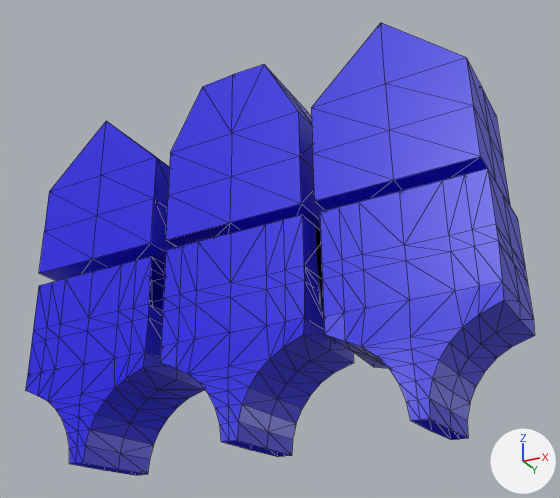
One commit to the glTF model assets/asset.gltf: the scene before it, then after it.
Rendered twice from a camera (50 mm lens) standing at (6.76, -12.64, -6.99) and looking at (0.4, 0.08, -1.27). Lighting does not change. The marker at lower right points along +X, +Y and +Z. Mesh edges are drawn as thin lines. Where no turn or scale is listed for an object, it has been applied to the vertices. Vertices at the same position are counted once.
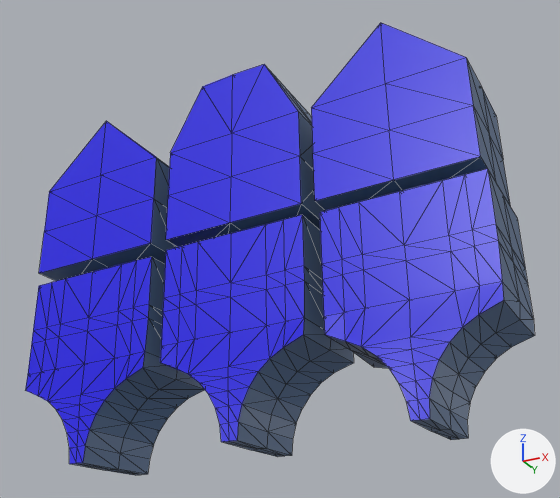
What differs and where, as boxes [x1, y1, x2, y2] in the pictures (560 x 498 px; the box of a moved part takes in the faces that stretch with it):
```json
{"part": 1, "of": "me_cube", "change": "moved or reshaped", "before": [302, 215, 336, 343], "after": [302, 215, 322, 279]}
{"part": 2, "of": "me_cube", "change": "added", "after": [72, 419, 467, 475], "on screen": "blue"}
{"part": 3, "of": "me_cube", "change": "added", "after": [149, 257, 165, 311], "on screen": "blue"}
{"part": 4, "of": "me_cube", "change": "recoloured", "before": [40, 60, 535, 474], "after": [40, 60, 535, 474]}
```

Scene script edits in JSON lines:
```json
{"op": "add", "block": "mat_hellbau", "code": ["mat_hellbau = principled_material('hellbau')", "mat_hellbau.base_color = (0.0926, 0.173, 0.329)  # blue #56739b"]}
{"block": "me_cube", "where": "# used by ob_cube; location = (0.0, -0.01, 0.0)"}
{"block": "me_cube", "where": "# verts and faces of me_cube; kept vertices keep their numbers, new ones are numbered from 499"}
{"block": "me_cube", "where": "# before: 91 (1.63, -0.18, -3.4) at pixel (335, 343), 93 (1.52, -0.14, -2.26), 102 (1.44, -1.1, -1.22) at pixel (302, 214), 103 (1.52, 0.9, -1.29), 108 (1.48, -0.1, -1.26)"}
{"block": "me_cube", "where": "# before: 109 (1.48, -1.14, -2.22) at pixel (303, 265), 110 (1.55, 0.86, -2.29)"}
{"block": "me_cube", "where": "# before: 367 (-1.82, -0.02, -2.43), 372 (-1.89, -0.98, -1.4) at pixel (151, 256), 373 (-1.82, 1.02, -1.47), 378 (-1.86, 0.02, -1.43), 379 (-1.86, -1.02, -2.4) at pixel (148, 304)"}
{"block": "me_cube", "where": "# before: 380 (-1.78, 0.98, -2.47)"}
{"op": "remove", "block": "me_cube", "code": "me_cube.from_pydata(...)  # 499 vertices, 1008 faces; spans x -5.01..4.93, y -1.31..1.21, z -5.34..2.46"}
{"op": "add", "block": "me_cube", "code": "me_cube.from_pydata(...)  # 501 vertices, 1036 faces; spans x -5.01..4.93, y -1.31..1.21, z -5.34..2.46"}
{"block": "me_cube", "change": "me_cube part 1"}
{"op": "add", "block": "me_cube", "code": "delete_vertices([91])  # with the faces that use them"}
{"op": "add", "block": "me_cube", "code": "delete_faces([(102, 108, 109)])"}
{"op": "add", "block": "me_cube", "code": "faces += [(93, 102, 108), (93, 109, 102), (93, 108, 103), (93, 103, 110)]  # mat_hellbau (blue #56739b)"}
{"block": "me_cube", "change": "me_cube part 2"}
{"block": "me_cube", "change": "3 vertices are added at (-3.22, -0.06, -5.31), (3.45, -0.31, -5.05), (0.11, -0.18, -5.13)"}
{"block": "me_cube", "change": "24 new faces join them, mat_hellbau (blue #56739b)"}
{"block": "me_cube", "change": "me_cube part 3"}
{"op": "add", "block": "me_cube", "code": "faces += [(373, 380, 378), (367, 378, 380), (367, 379, 372), (367, 372, 378)]  # mat_hellbau (blue #56739b)"}
{"block": "me_cube", "change": "me_cube part 4: 430 faces spanning x -5.01..4.93, y -1.31..1.21, z -5.34..2.46 switch from mat_material (blue #2016e7) to mat_hellbau (blue #56739b)"}
```
